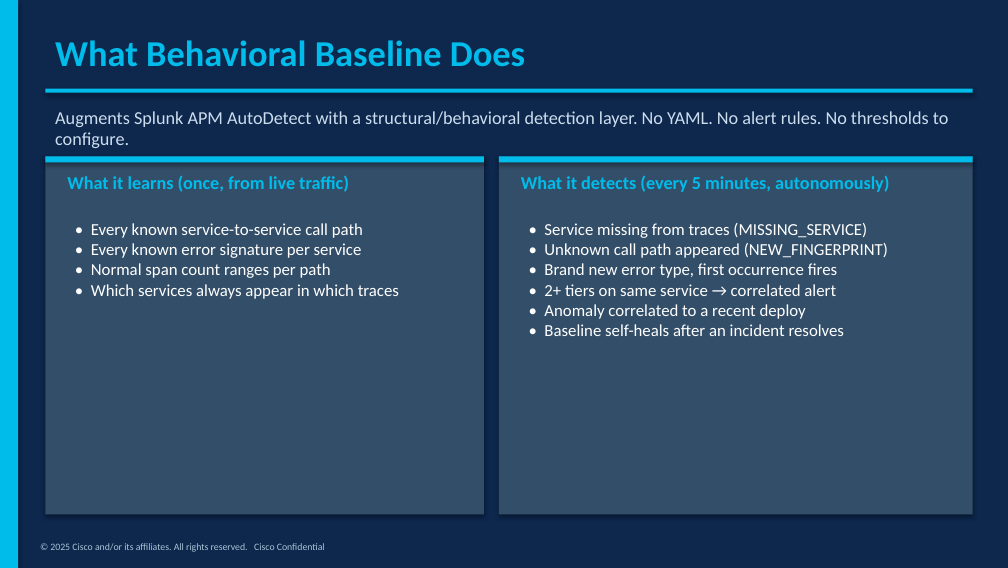
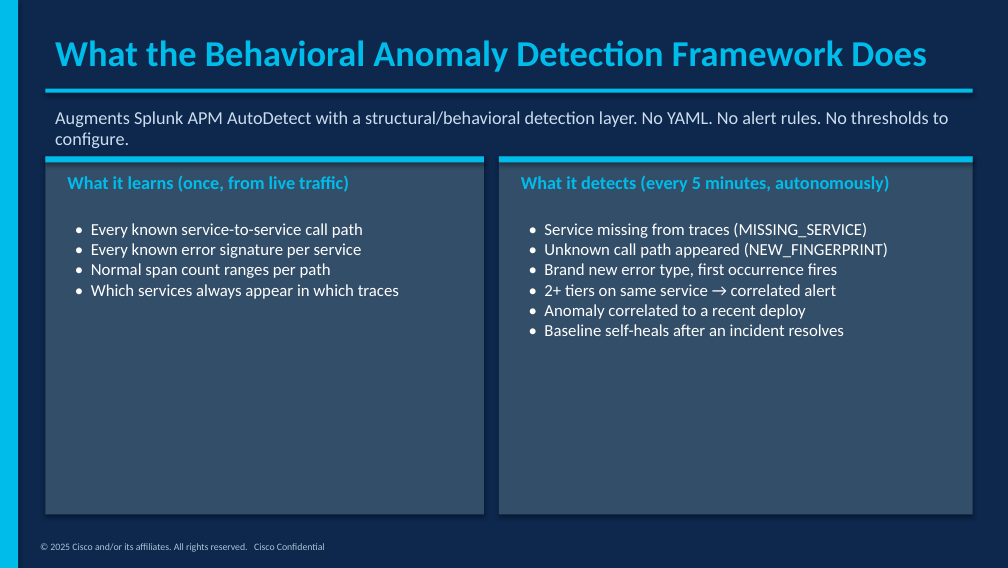
Before and after one commit to mqbui1/o11y-behaviorbaseline, a slide deck: slide 4 of Behavioral_Baseline_Deck.pptx. Drawn at 1008x568 pixels with LibreOffice and Linux fonts; fonts in the diff are those of the drawing. Boxes give left, top, right and bottom in pixels: in the first picture for what was removed or moved away, otherwise in the second. Text is boxed around its words. In the diff, an @@ line names an element or a change of style, - is before the commit and + after.

```diff
--- a/Behavioral_Baseline_Deck.pptx
+++ b/Behavioral_Baseline_Deck.pptx
@@ text at (55, 40, 926, 72): text changed @@
-What Behavioral Baseline Does
+What the Behavioral Anomaly Detection Framework Does
```
Also in this commit, not shown: 2 other slides changed, 1 other file.
